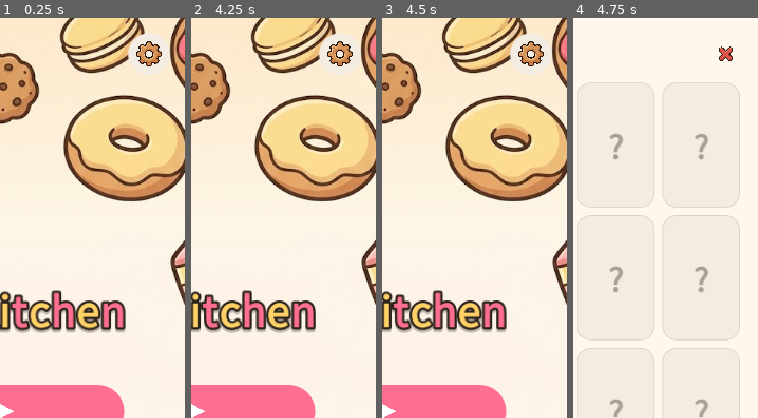
Above: before the commit, frames 1-4 (left to right).
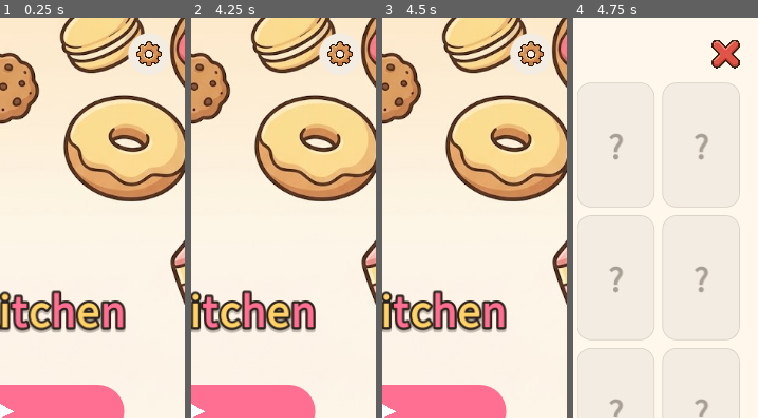
Above: after the commit, the same moments.

Repository: yellyB/game-slot-kitchen
Game: Godot game, scene res://scenes/Main.tscn
The game is run twice, just before and just after one commit, with the same random seed, the same clock (stepped at 60 frames per second) and the same inputs. Sound files missing from this copy of the repository are replaced by a short silence.
Inputs (mouse positions are % of the whole screen's width and height, from its top left):
- Up to frame 1 (0.25 s): no input
- Up to frame 2 (4.25 s): tap Enter at 0.5 s; move the mouse to (72, 45) at 0.52 s; hold D 0.53-1.25 s; tap Q at 0.6 s; click (72, 45) at 0.67 s; tap Space at 0.77 s; click (11, 5) at 1.25 s; drag from (30, 55) to (45, 70) at 2.02 s; move the mouse to (60, 28) at 2.77 s; hold D 2.78-3.5 s; tap R at 2.85 s; drag from (45, 70) to (20, 35) at 3.52 s
- Up to frame 3 (4.5 s): move the mouse to (80, 65) at 4.27 s; hold A from 4.28 s (still down); tap Z at 4.35 s
- Up to frame 4 (4.75 s): keep holding A; tap Space at 4.52 s
The pictures show only the part of the screen within x 50-100%, y 0-50%; the shares and areas given below are measured in that part.

Frames 1-3 are identical in both runs. In frame 4, 0.7% of the frame differs, in the area x 74-91%, y 5-13%.

Commit message:
test: 도감 닫기 X 크기 16→32px (칩 배경 크기만큼)
Co-Authored-By: Claude Opus 4.8 (1M context) <noreply@anthropic.com>

Diff:
--- a/scripts/codex_screen.gd
+++ b/scripts/codex_screen.gd
@@ -51,7 +51,7 @@
 	header.add_child(hgap)
 	var close := Button.new()
 	close.custom_minimum_size = Vector2(36, 36)
-	close.add_child(UI.ui_btn_icon("fail_x", 16))   # 텍스트 ✕ → 빨강 X 이미지(작게)
+	close.add_child(UI.ui_btn_icon("fail_x", 32))   # 텍스트 ✕ → 빨강 X 이미지(칩 크기만큼 꽉)
 	var empty := StyleBoxEmpty.new()   # 감싸는 칩 배경 제거 — X 이미지만
 	close.add_theme_stylebox_override("normal", empty)
 	close.add_theme_stylebox_override("hover", empty)
